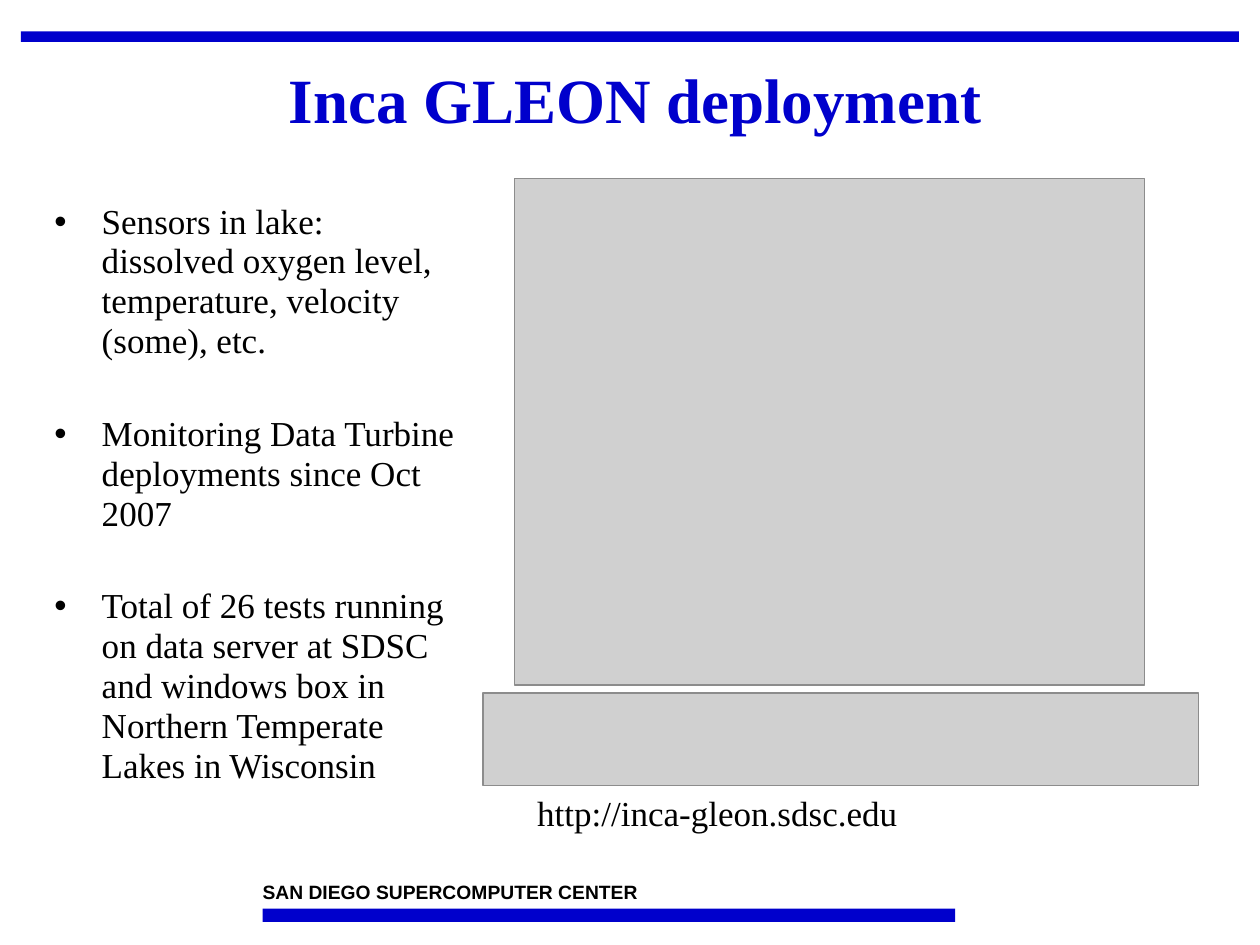
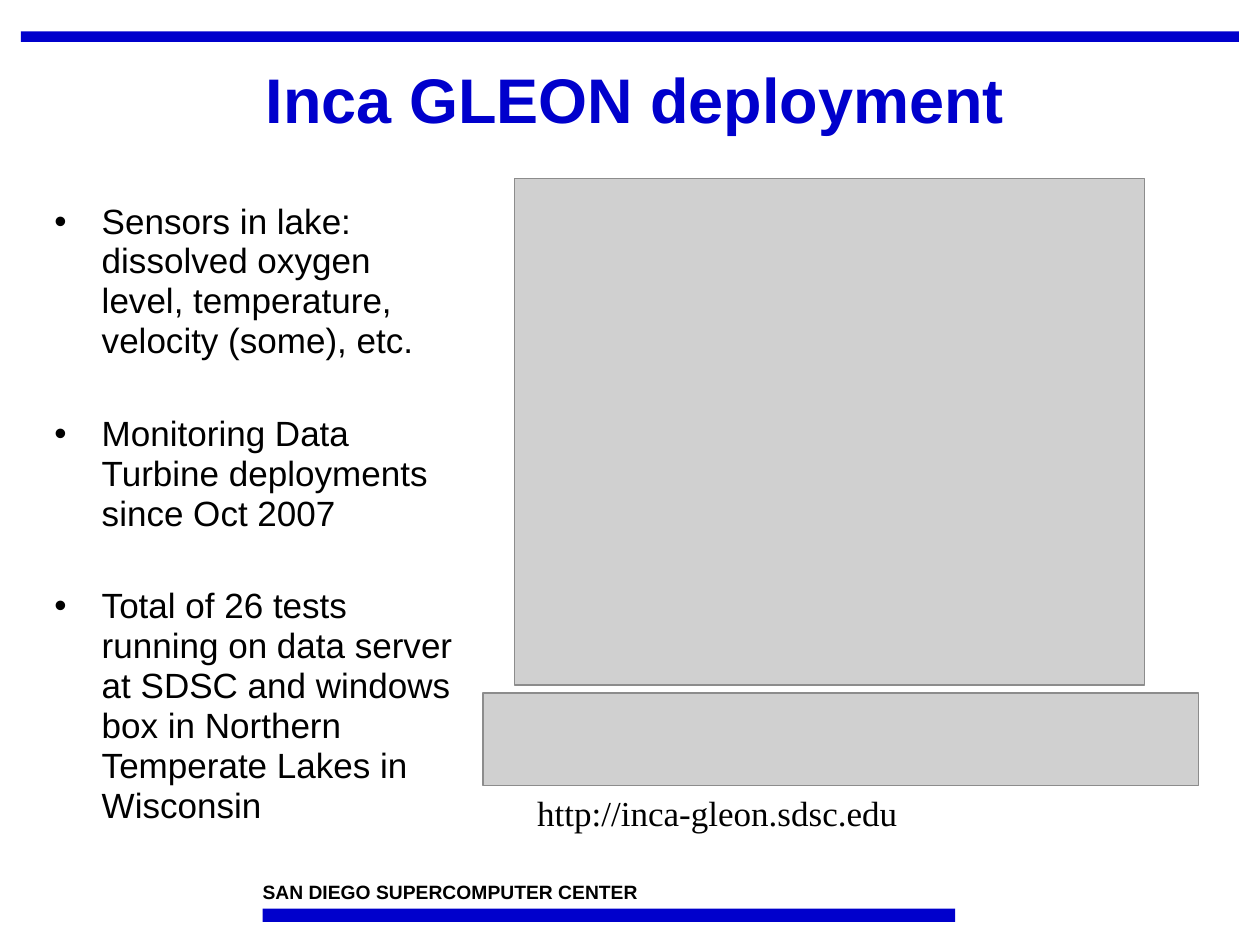
Before and after one commit to IncaProject/inca-xsede, a slide deck: slide 16 of talks/sc08/inca-sc08.ppt. Drawn at 1260x945 pixels with LibreOffice and Linux fonts; fonts in the diff are those of the drawing; grey boxes stand for pictures; background and template pictures are left out. Boxes give left, top, right and bottom in pixels: in the first picture for what was removed or moved away, otherwise in the second. Text is boxed around its words. In the diff, an @@ line names an element or a change of style, - is before the commit and + after.

```diff
--- a/talks/sc08/inca-sc08.ppt
+++ b/talks/sc08/inca-sc08.ppt
@@ title "Inca GLEON deployment" at [266,77,1003,135]: font Times New Roman to Arial @@
@@ text "Sensors in lake: dissolved oxygen ..." at [102,208,452,819]: font Times New Roman to Arial @@
```
Also in this commit, not shown: 17 other slides changed.
